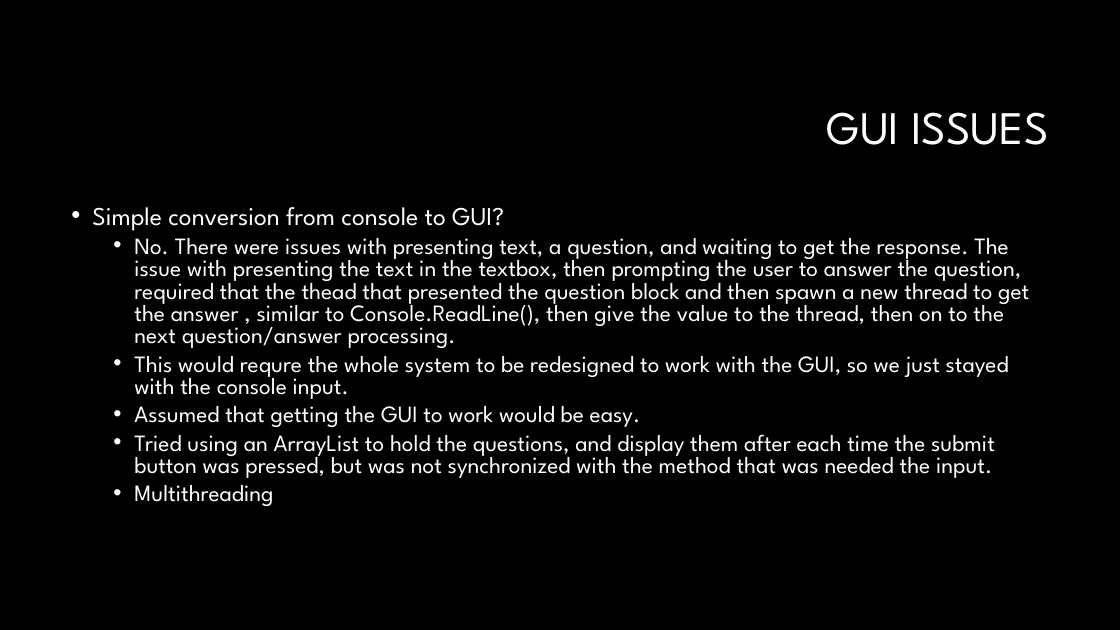
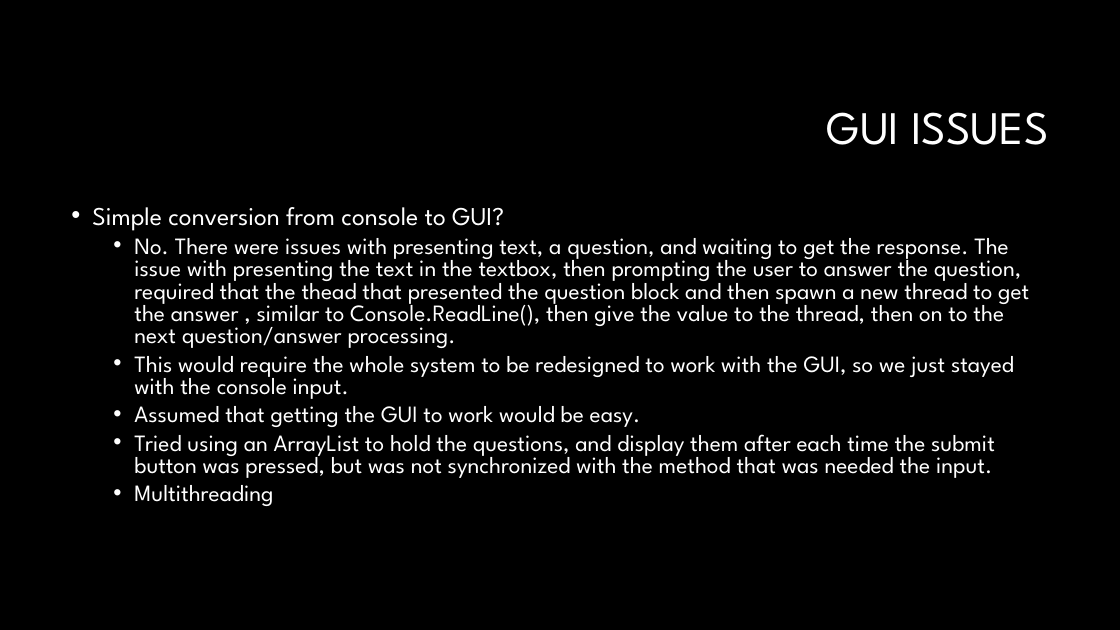
Before and after one commit to TeamVlissides/SourceRepo, a slide deck: slide 8 of Presentation/Final Team Report.pptx. Drawn at 1120x630 pixels with LibreOffice and Linux fonts; fonts in the diff are those of the drawing; background and template pictures are left out. Boxes give left, top, right and bottom in pixels: in the first picture for what was removed or moved away, otherwise in the second. Text is boxed around its words. In the diff, an @@ line names an element or a change of style, - is before the commit and + after.

Commit message:
Added additional documents for our final project.
Some of the documents were renamed, and added Pattern Description doc,
and Project Description doc, also updated DungeonSystemUML.

```diff
--- a/Presentation/Final Team Report.pptx
+++ b/Presentation/Final Team Report.pptx
@@ text at (134,356,1014,399): text changed @@
-  • This would requre the whole system to be redesigned to work with the GUI, so we just stayed with the console input.
+  • This would require the whole system to be redesigned to work with the GUI, so we just stayed with the console input.
```
Also in this commit, not shown: 1 other slide changed, 8 other files.
